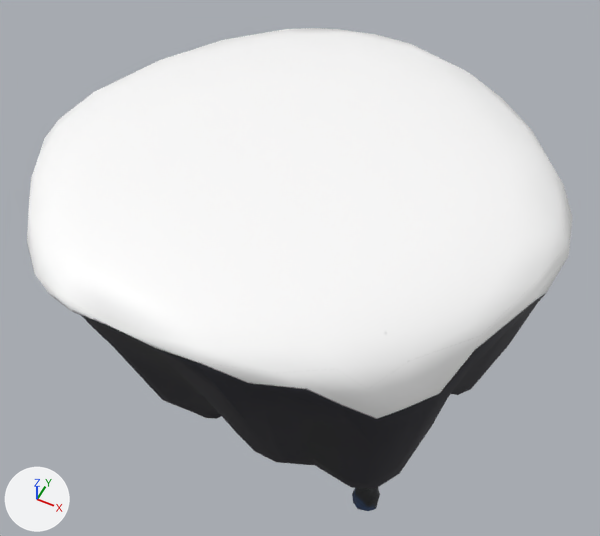
One commit to the Blender file blender/island.blend: the scene before it, then after it.
One viewpoint serves both versions: a 50 mm camera at (3.34, -6.42, 6.19) aimed at (-0.07, 0.42, -2.35). The axes (+X, +Y, +Z) are drawn at lower left. The lights are the same throughout.
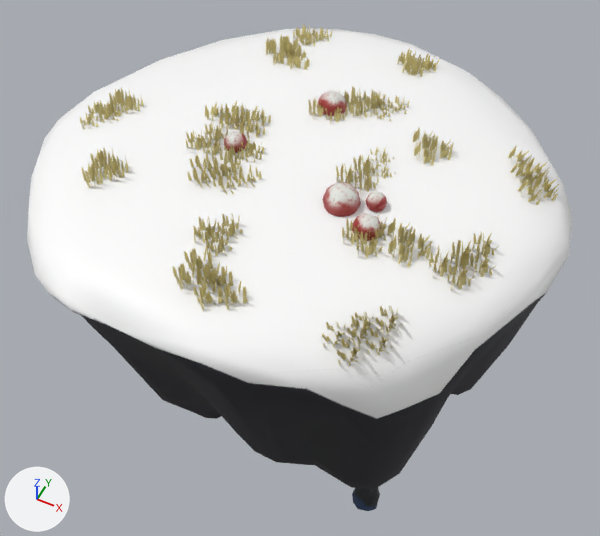
Diff of the bpy script that builds the scene:
```diff
--- a/blender/island.blend.py
+++ b/blender/island.blend.py
@@ img_mushroom_base @@
+img_mushroom_base = load_image('mushroom_base', '_unpacked/mushroom_base', 1024, 1024, 'sRGB')
@@ mat_material_004 @@
+mat_material_004 = principled_material('Material.004')
+mat_material_004.texture = img_mushroom_base
@@ mat_material_002 @@
+mat_material_002 = principled_material('Material.002')
+mat_material_002.base_color = (0.699, 0.593, 0.224)  # yellow #daca82
@@ me_icosphere_008 @@
+me_icosphere_008.from_pydata(...)  # an icosphere of 80 faces spanning x -4.6..-2.86, y -2.16..-0.47, z 0.0..1.73; an icosphere of 80 faces spanning x 4.44..6.96, y -4.69..-2.05, z -0.54..2.1; an icosphere of 80 faces spanning x 7.18..8.59, y -3.2..-1.74, z 0.15..1.62; an icosphere of 80 faces spanning x -0.55..1.79, y 4.86..7.09, z -0.46..1.89; an icosphere of 80 faces spanning x 7.22..9.21, y -5.79..-3.84, z -0.34..1.66
+me_icosphere_008.polygons.foreach_set('use_smooth', [True] * 400)
+me_icosphere_008.materials.append(mat_material_004)  # picture img_mushroom_base
@@ me_plane_010 @@
+me_plane_010.from_pydata(...)  # 22500 vertices, 18000 faces; spans x -292.0..26.0, y -5.0..2.0, z -75.0..161.0
+me_plane_010.polygons.foreach_set('use_smooth', [True] * 18000)
+me_plane_010.materials.append(mat_material_002)  # yellow #daca82
@@ ob_icosphere_008 @@
+ob_icosphere_008 = bpy.data.objects.new('Icosphere.008', me_icosphere_008)
+ob_icosphere_008.location = (0.0, 0.0, 0.0)
+ob_icosphere_008.scale = (0.155, 0.155, 0.155)
@@ ob_plane_004 @@
+ob_plane_004 = bpy.data.objects.new('Plane.004', me_plane_010)
+ob_plane_004.location = (-0.02, -2.14, 0.06)
+ob_plane_004.rotation_euler = (1.535, 0.0108, -2.156)  # degrees (88, 0.6, -124)
+ob_plane_004.scale = (0.0148, 0.0808, 0.0213)
```

Pixel boxes (x1, y1, x2, y2) of what changed, in the pictures (600 x 536 px):
'Plane.004', added
    after: (80, 25, 559, 366)
'Icosphere.008', added
    after: (224, 90, 387, 241)
